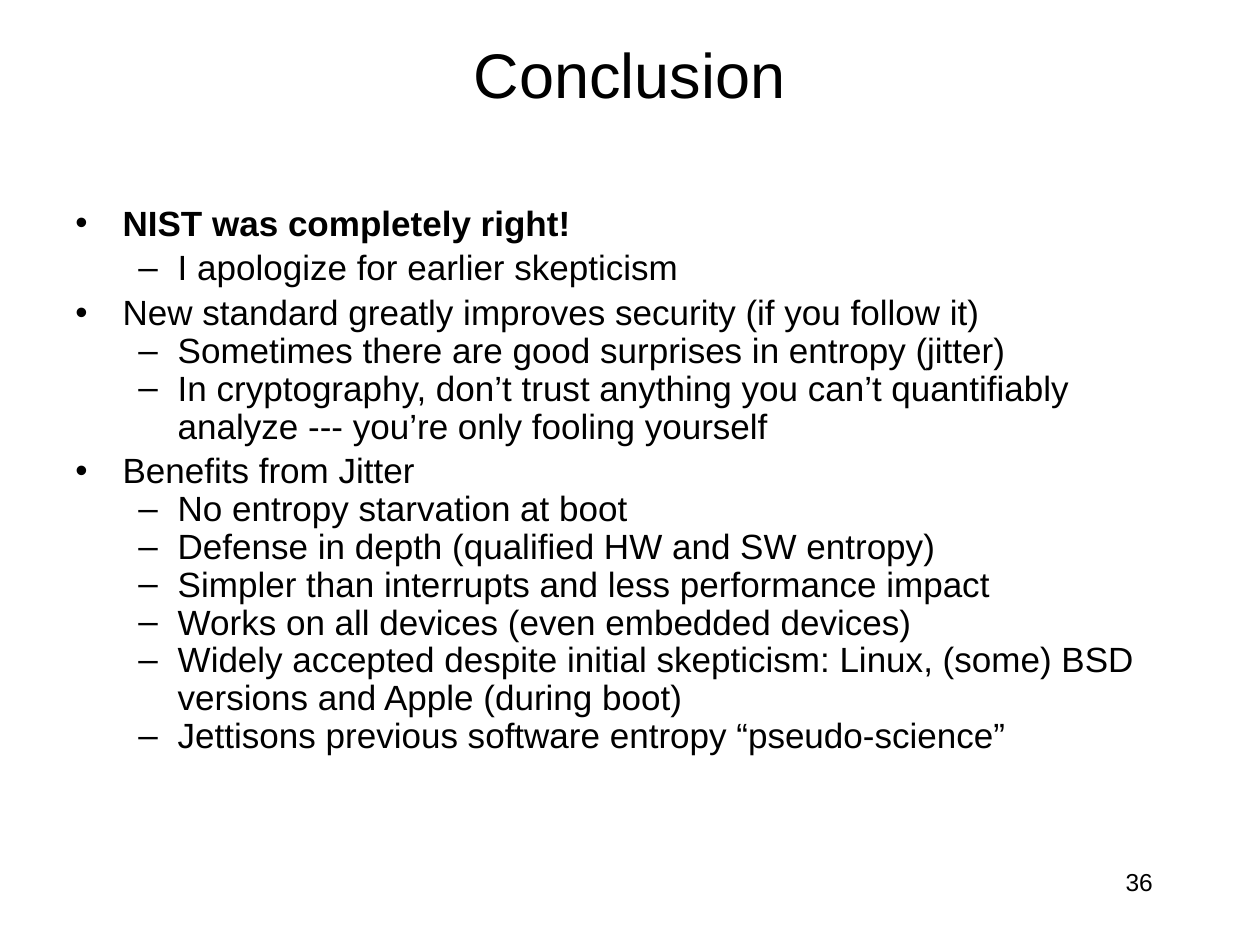
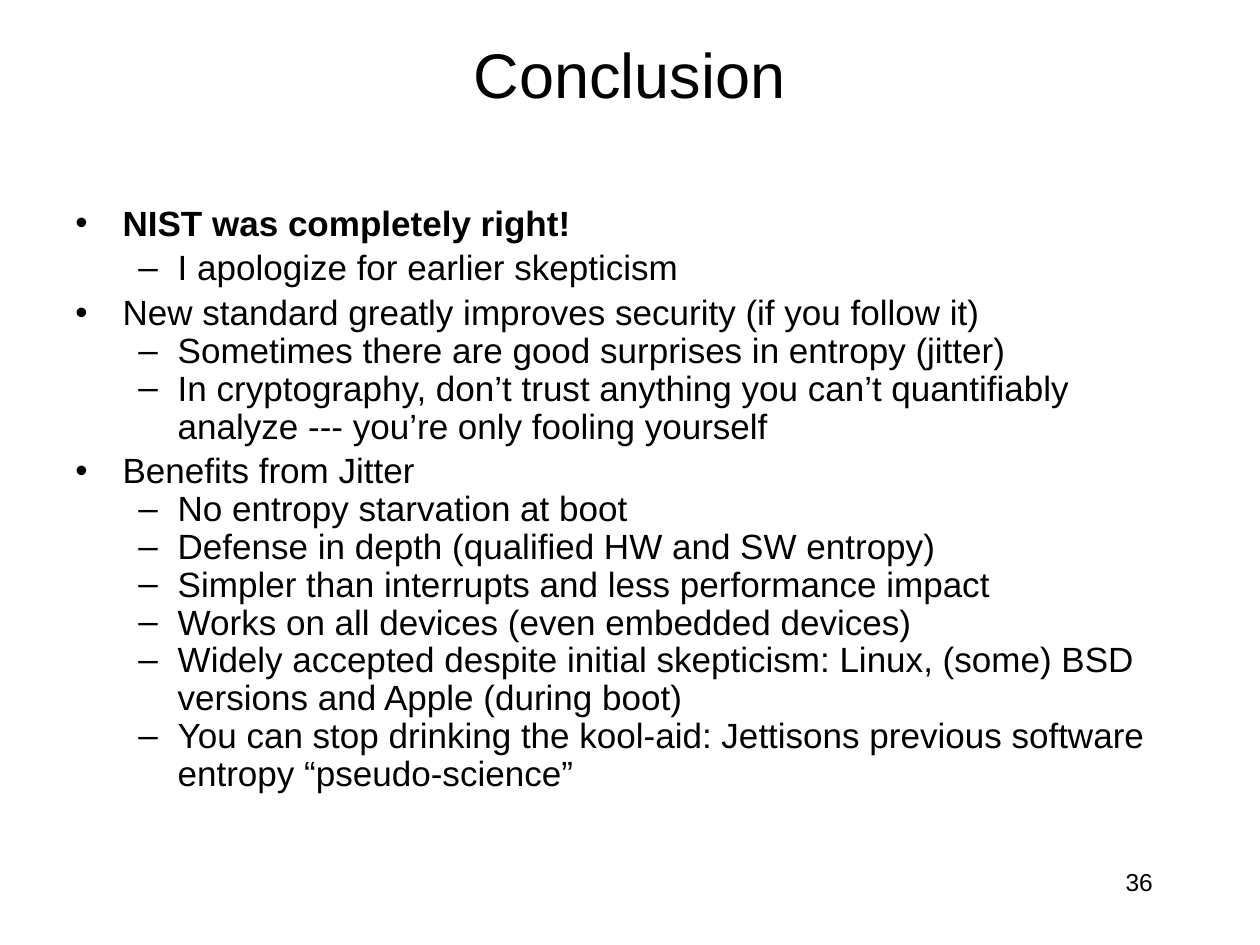
Before and after one commit to jlmucb/class_notes, a slide deck: slide 36 of BerkeleyClass/CS290Spring2013/Lectures/entropy_talk.pptx. Drawn at 1260x945 pixels with LibreOffice and Linux fonts; fonts in the diff are those of the drawing. Boxes give left, top, right and bottom in pixels: in the first picture for what was removed or moved away, otherwise in the second. Text is boxed around its words. In the diff, an @@ line names an element or a change of style, - is before the commit and + after.

```diff
--- a/BerkeleyClass/CS290Spring2013/Lectures/entropy_talk.pptx
+++ b/BerkeleyClass/CS290Spring2013/Lectures/entropy_talk.pptx
@@ text at [178, 722, 1144, 793]: text changed @@
-  – Jettisons previous software entropy “pseudo-science”
+  – You can stop drinking the kool-aid: Jettisons previous software entropy “pseudo-science”
```
Also in this commit, not shown: 2 other slides changed.
